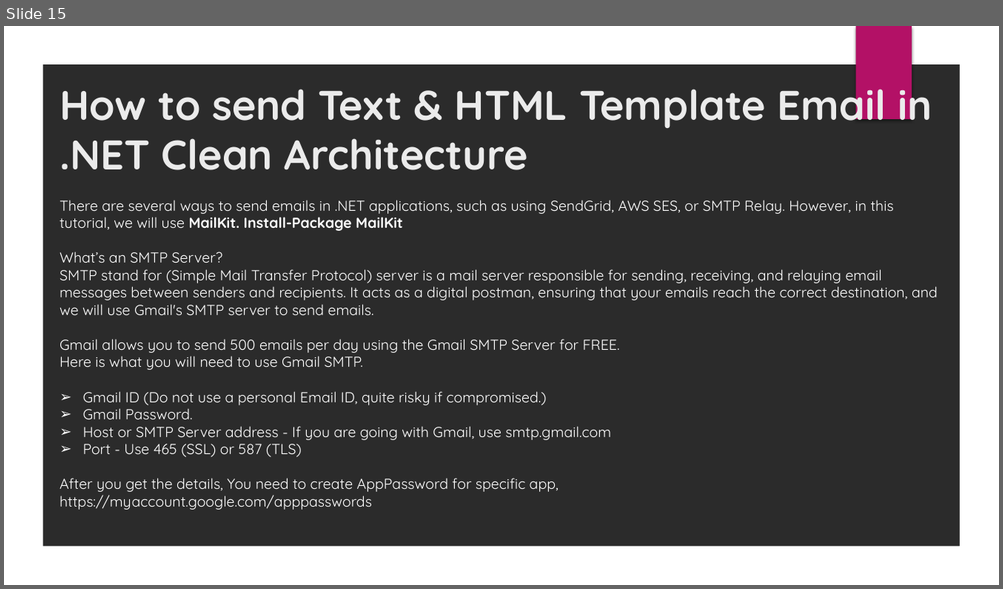
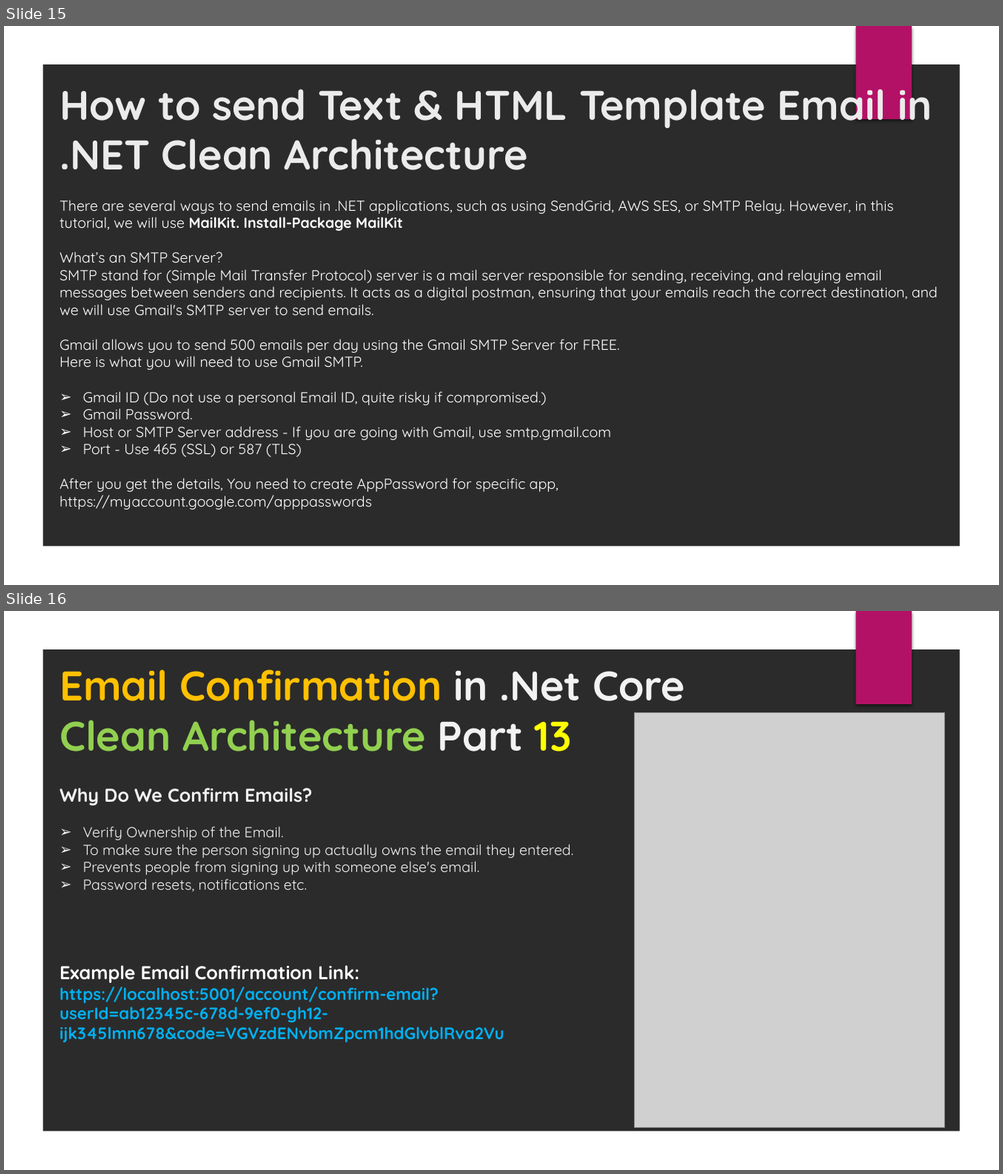
Before and after one commit to huzaifa21718/CleanArchitecture_DotNet6, a slide deck: Slides/NET 6 Clean Architecture.pptx. Shown one above the other, each under a label of ours: slide 15 before the commit, slides 15 and 16 after it. The pictures are 1003x589 and 1003x1174 pixels, drawn with LibreOffice and Linux fonts; fonts in the diff are those of the drawing; grey boxes stand for pictures; background and template pictures are left out; a plain dark background stands for a picture behind light text. Boxes give left, top, right and bottom in pixels: in the first picture for what was removed or moved away, otherwise in the second. Text is boxed around its words. In the diff, an @@ line names an element or a change of style, - is before the commit and + after.

Commit message:
confirm email configuration

```diff
--- a/Slides/NET 6 Clean Architecture.pptx
+++ b/Slides/NET 6 Clean Architecture.pptx
@@ slide 16 added at <box>4,611,999,1170</box>, background picture (left out); not listed: 2 template elements that a slide beside it also shows @@
@@ title added at <box>60,669,685,752</box>, 40 pt, text #FFC000, bold @@
+Email Confirmation in .Net Core
+Clean Architecture Part 13
@@ picture added at <box>634,712,945,1128</box> @@
@@ text added at <box>60,788,573,891</box>, 14 pt, text #F2F2F2 @@
+Why Do We Confirm Emails?
+➢ Verify Ownership of the Email.
+➢ To make sure the person signing up actually owns the email they entered.
+➢ Prevents people from signing up with someone else's email.
+➢ Password resets, notifications etc.
@@ text added at <box>60,965,504,1043</box>, 16 pt, text #00B0F0, bold @@
+Example Email Confirmation Link:
+https://localhost:5001/account/confirm-email?userId=ab12345c-678d-9ef0-gh12-ijk345lmn678&code=VGVzdENvbmZpcm1hdGlvblRva2Vu
```
Also in this commit, not shown: 5 other files.
